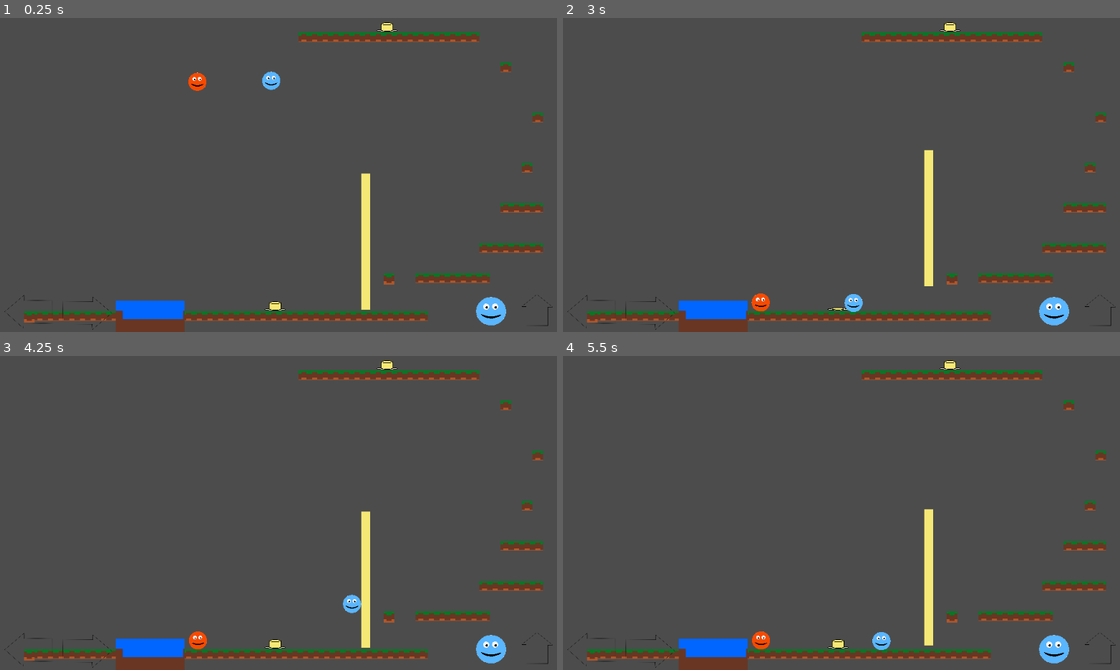
Above: before the commit, frames 1-4 (two rows, left to right).
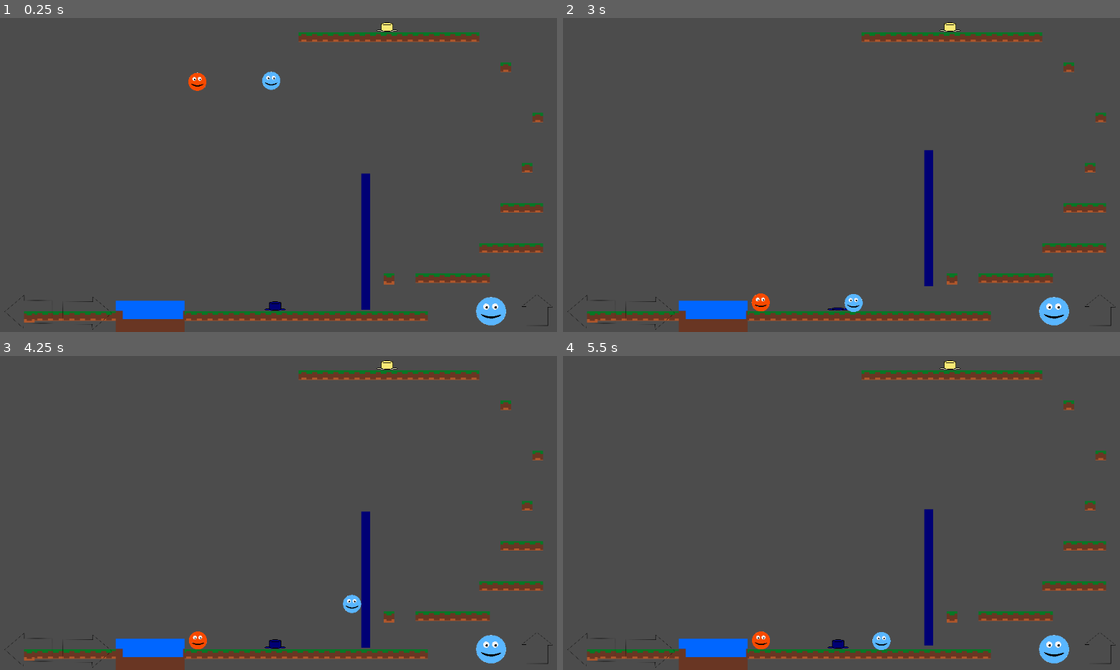
Above: after the commit, the same moments.

Repository: mitchdmarino/IceHot_2D_platform
Game: Godot game, scene res://Main.tscn
Two runs of this game, one before a commit and one after it. Both use one fixed random seed, a clock stepped at 60 frames per second and the inputs below.
Inputs:
- Up to frame 1 (0.25 s): no input
- Up to frame 2 (3 s): hold Right (ui_right) 0.53-2.03 s; tap Up (ui_up) at 0.77, 1.52 s; hold Left (ui_left) 2.03-2.78 s; hold Right (ui_right) from 2.78 s (still down)
- Up to frame 3 (4.25 s): keep holding Right (ui_right); tap Up (ui_up) at 3.02, 3.77 s
- Up to frame 4 (5.5 s): release Right (ui_right) at 4.28 s; hold Left (ui_left) 4.28-5.03 s; tap Up (ui_up) at 4.52 s; hold Right (ui_right) from 5.03 s (still down)

The runs differ from the first frame. In frame 1, 0.8% of the frame differs, in the area x 47-67%, y 49-94%; in frame 2, 0.7%; in frame 3, 0.8%; in frame 4, 0.8%.

Commit message:
Can change color of obstacles

Diff:
--- a/scripts/Main.gd
+++ b/scripts/Main.gd
@@ -7,6 +7,8 @@
 	yellowButton.translate(Vector2(100, -500))
 	$YellowObstacle.add_child(yellowButton)
 	$YellowObstacle/YellowButton.translate(Vector2(-100, 0))
+	$YellowObstacle/YellowWall/Sprite.modulate = Color(0, 0, 1)
+	$YellowObstacle/YellowButton/ButtonAnimation.modulate = Color(0, 0, 1)
 
 
 # Called every frame. 'delta' is the elapsed time since the previous frame.
